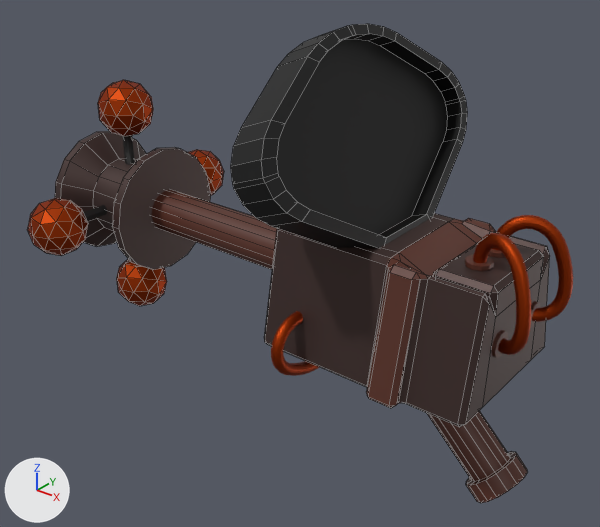
The FBX model Assets/Player/Equipment/Dosimeter/Dosimeter.fbx as it was, and as the next commit left it.
One viewpoint serves both versions: a 50 mm lens placed at (0.591, -1.005, 0.607), pointed at (-0.211, -0.002, -0.014). The axes (+X, +Y, +Z) are drawn at lower left. The lights are the same throughout. The older version comes first. Mesh edges are drawn as thin lines on the coarser meshes. Where no turn or scale is listed for an object, it has been applied to the vertices.
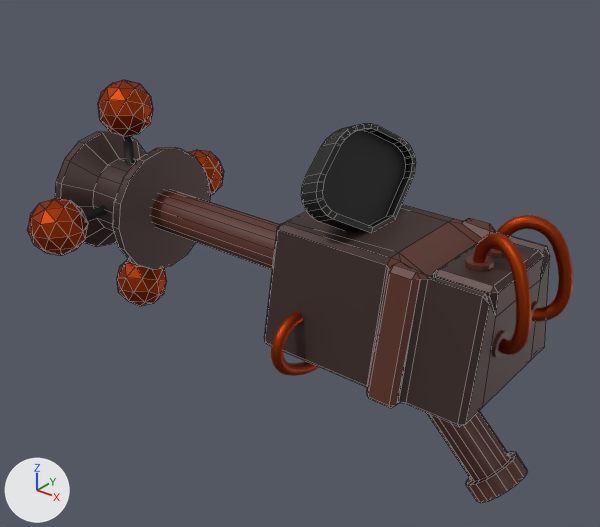
Pixel boxes (x1, y1, x2, y2) of what changed, in the pictures (600 x 527 px):
'Cube.001', moved, rescaled (51% narrower, 52% shorter): before (231, 24, 467, 248); after (301, 124, 416, 232)

Edits to the bpy script that builds the scene:
```text
Change ob_cube_001:
    ob_cube_001.location: (-0.0922, 0.0, 0.233) -> (-0.0922, 0.0, 0.167)
    ob_cube_001.scale: (1.0, 1.0, 1.0) -> (0.5, 0.5, 0.5)
```
